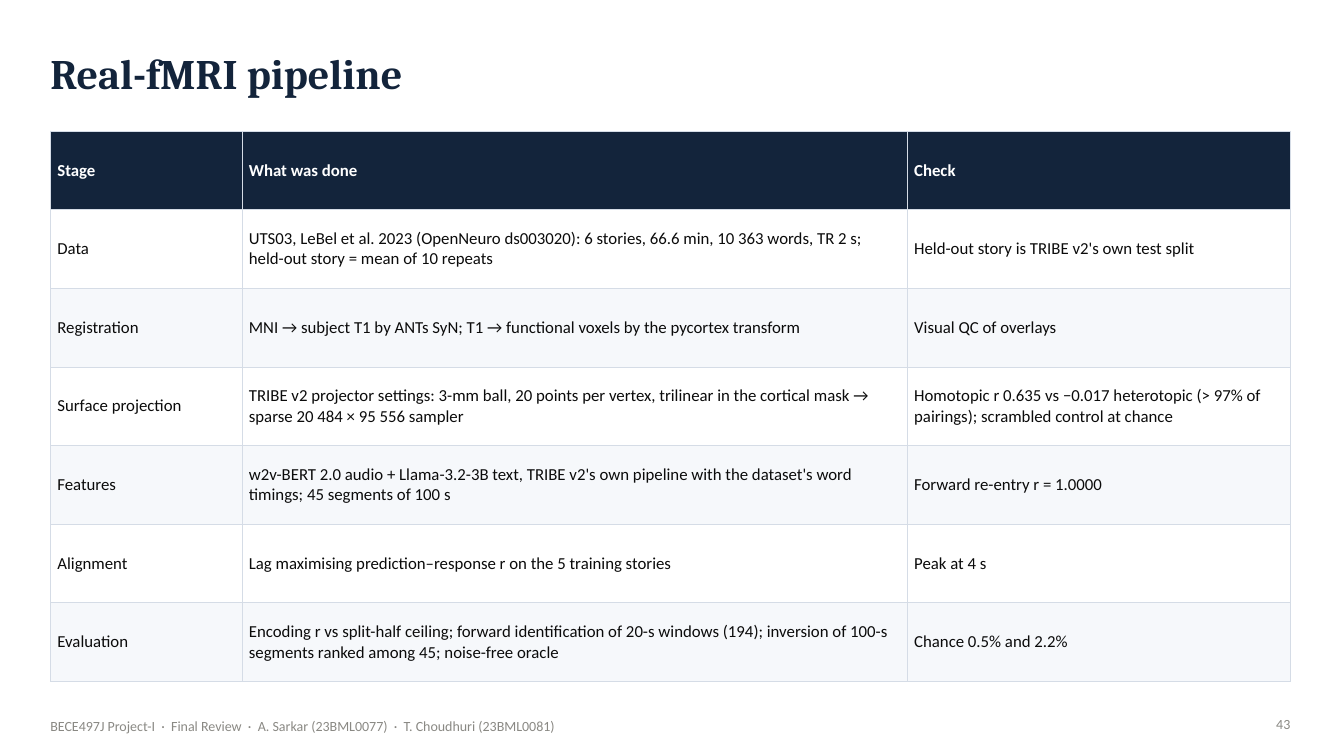
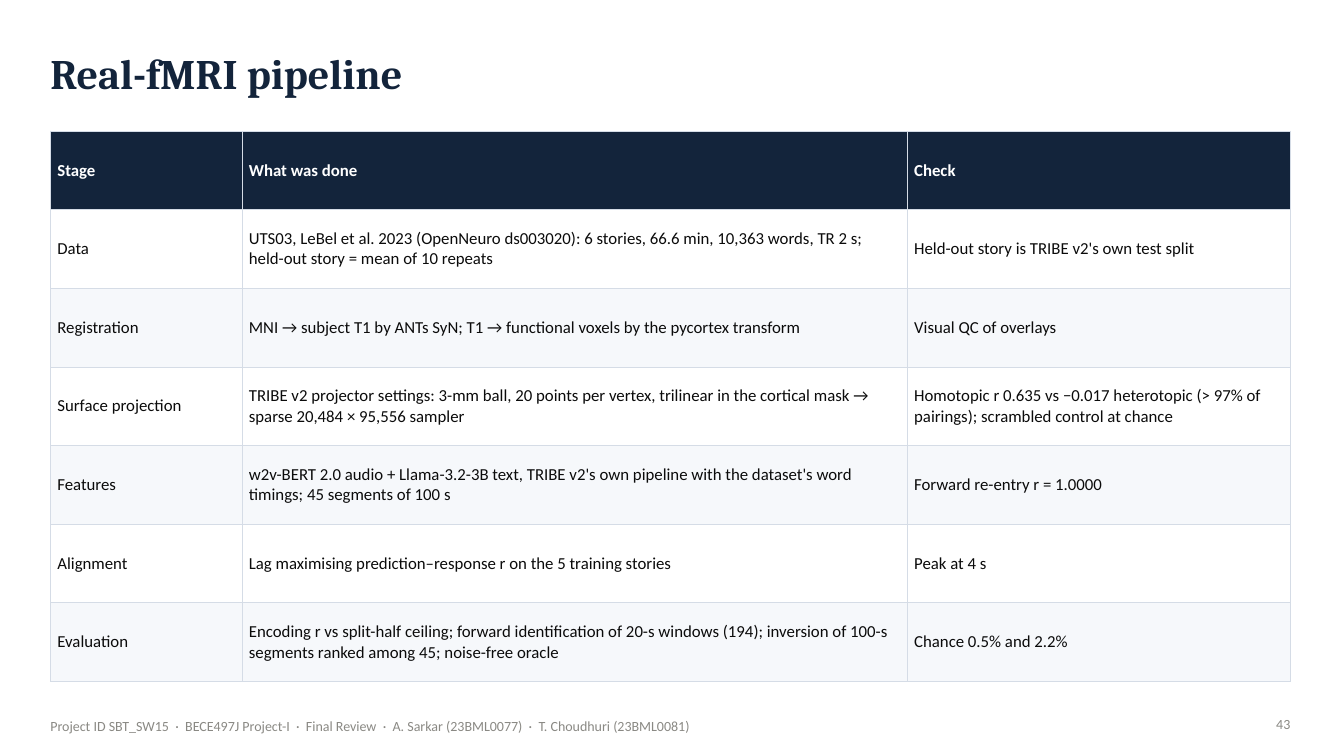
Before and after one commit to Ivxn404/semantic-decoding-tribe-inversion, a slide deck: slide 43 of deck/Final_Sarkar_Choudhuri.pptx. Drawn at 1344x756 pixels with LibreOffice and Linux fonts; fonts in the diff are those of the drawing. Boxes give left, top, right and bottom in pixels: in the first picture for what was removed or moved away, otherwise in the second. Text is boxed around its words. In the diff, an @@ line names an element or a change of style, - is before the commit and + after.

Commit message:
Review III submission files (SBT_SW15): thesis, presentation, poster, 90-s video

```diff
--- a/deck/Final_Sarkar_Choudhuri.pptx
+++ b/deck/Final_Sarkar_Choudhuri.pptx
@@ table at (x1=50, y1=131, x2=1291, y2=665) @@
-row 2, column 2: UTS03, LeBel et al. 2023 (OpenNeuro ds003020): 6 stories, 66.6 min, 10 363 words, TR 2 s; held-out story = mean of 10 repeats
+row 2, column 2: UTS03, LeBel et al. 2023 (OpenNeuro ds003020): 6 stories, 66.6 min, 10,363 words, TR 2 s; held-out story = mean of 10 repeats
-row 4, column 2: TRIBE v2 projector settings: 3-mm ball, 20 points per vertex, trilinear in the cortical mask → sparse 20 484 × 95 556 sampler
+row 4, column 2: TRIBE v2 projector settings: 3-mm ball, 20 points per vertex, trilinear in the cortical mask → sparse 20,484 × 95,556 sampler
@@ text at (x1=50, y1=721, x2=689, y2=733): text changed @@
-BECE497J Project-I · Final Review · A. Sarkar (23BML0077) · T. Choudhuri (23BML0081)
+Project ID SBT_SW15 · BECE497J Project-I · Final Review · A. Sarkar (23BML0077) · T. Choudhuri (23BML0081)
```
Also in this commit, not shown: 65 other slides changed, 9 other files.
